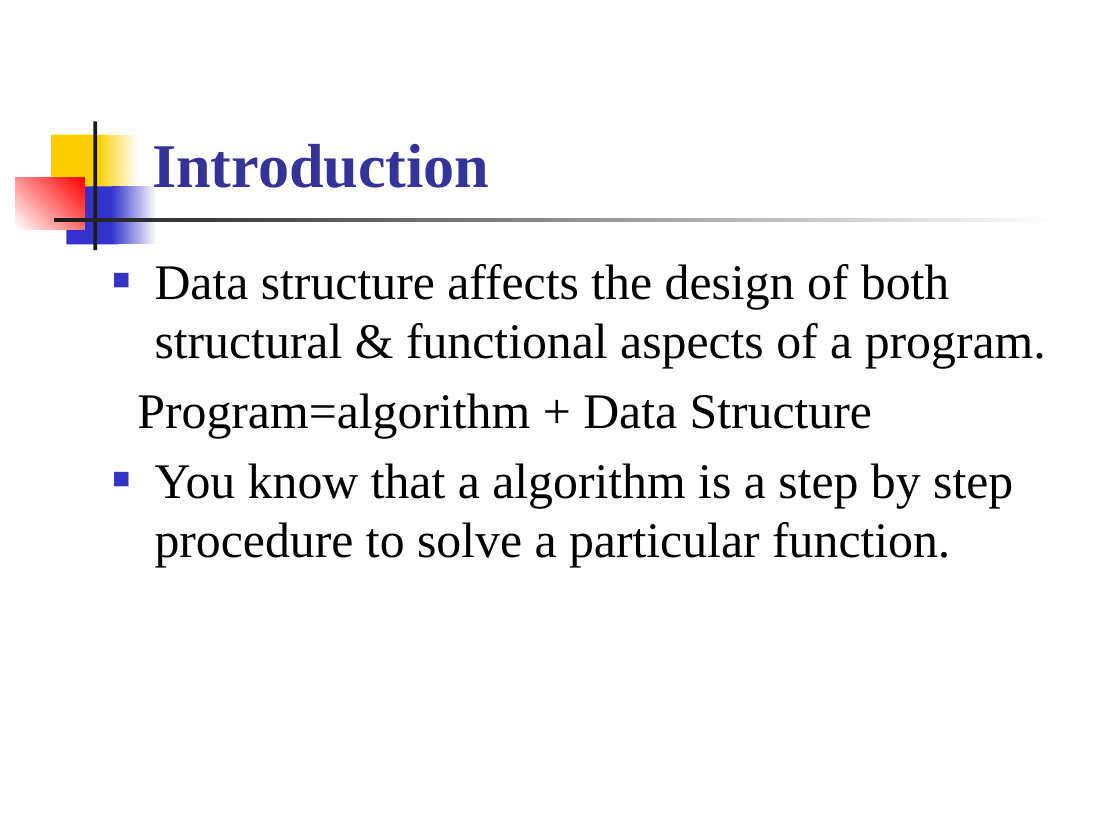
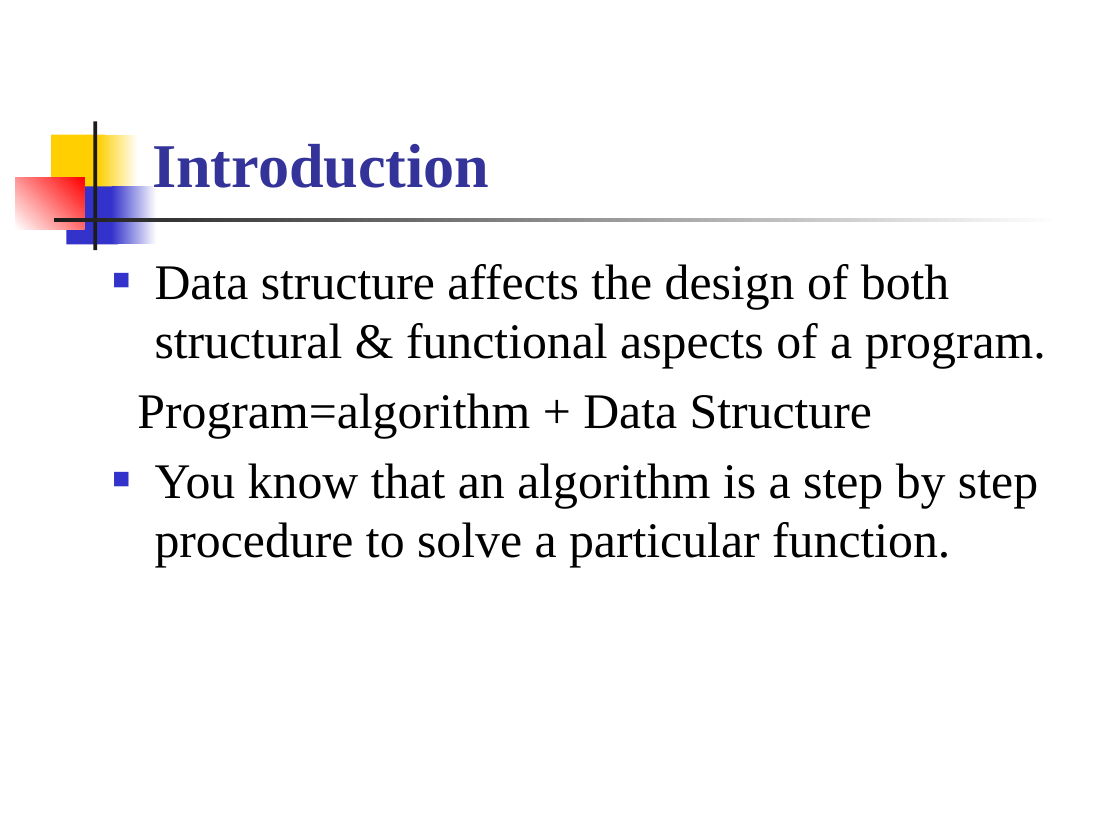
Before and after one commit to renshan2/accesspy, a slide deck: slide 3 of Section7 - DS/intr_ds.pptx. Drawn at 1120x840 pixels with LibreOffice and Linux fonts; fonts in the diff are those of the drawing. Boxes give left, top, right and bottom in pixels: in the first picture for what was removed or moved away, otherwise in the second. Text is boxed around its words. In the diff, an @@ line names an element or a change of style, - is before the commit and + after.

```diff
--- a/Section7 - DS/intr_ds.pptx
+++ b/Section7 - DS/intr_ds.pptx
@@ text at <box>155,463,1038,568</box>: text changed @@
-■ You know that a algorithm is a step by step procedure to solve a particular function.
+■ You know that an algorithm is a step by step procedure to solve a particular function.
```
Also in this commit, not shown: 2 other slides changed, 3 other files.
